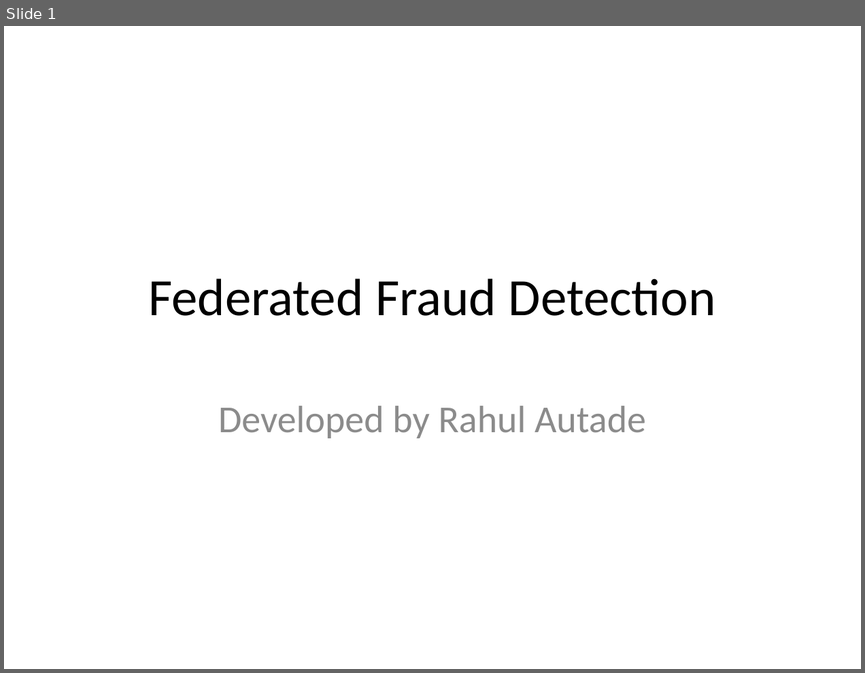
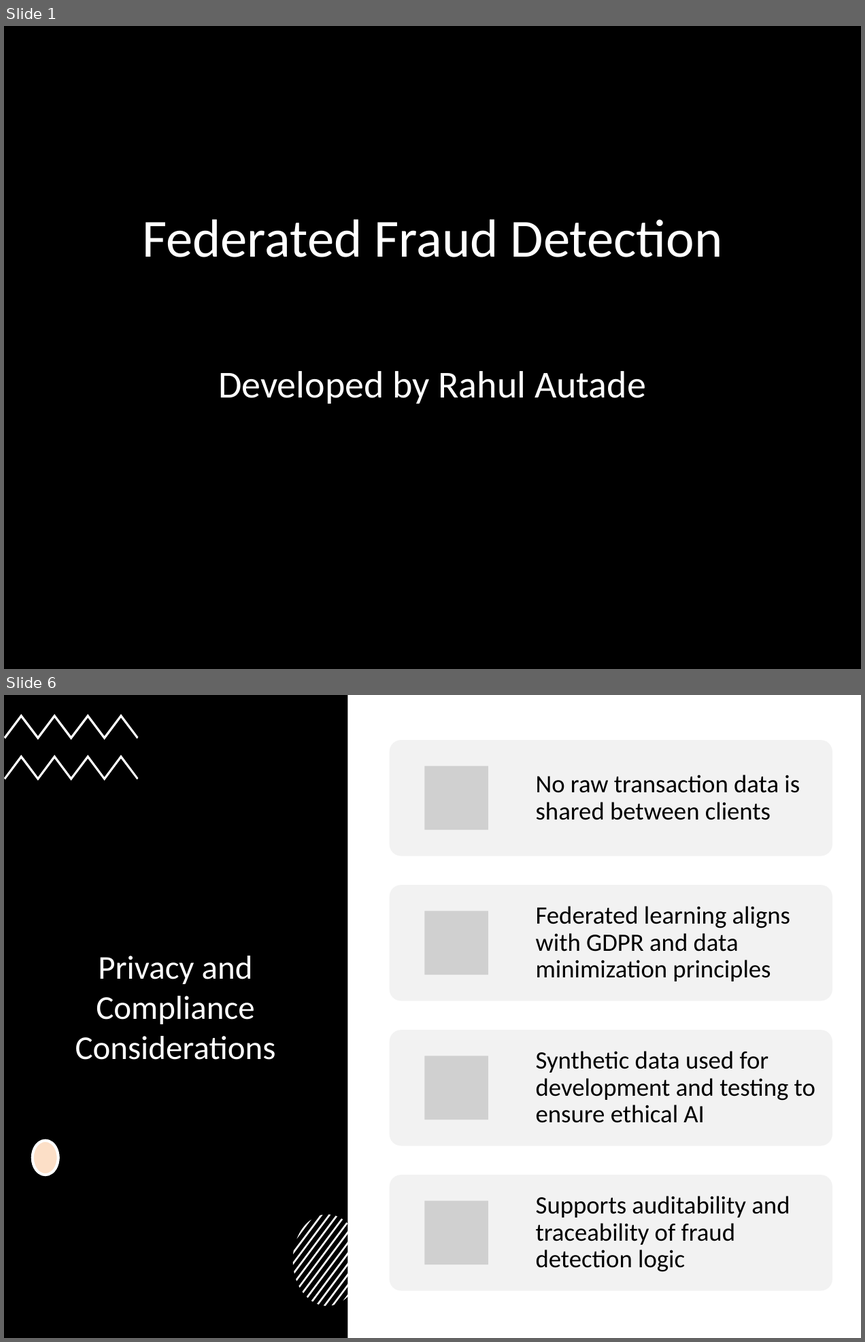
Before and after one commit to rahul2287/fraud-detection-federated, a slide deck: fraud-detection-federated/docs/fraud_detection_presentation.pptx. Shown one above the other, each under a label of ours: slide 1 before the commit, slides 1 and 6 after it; the slides between them are not shown. The pictures are 865x673 and 865x1342 pixels, drawn with LibreOffice and Linux fonts; fonts in the diff are those of the drawing; grey boxes stand for pictures; background and template pictures are left out; a plain dark background stands for a picture behind light text. Boxes give left, top, right and bottom in pixels: in the first picture for what was removed or moved away, otherwise in the second. Text is boxed around its words. In the diff, an @@ line names an element or a change of style, - is before the commit and + after.

```diff
--- a/fraud-detection-federated/docs/fraud_detection_presentation.pptx
+++ b/fraud-detection-federated/docs/fraud_detection_presentation.pptx
@@ slide 6 added at [4, 695, 861, 1338], background #FFFFFF @@
@@ rectangle added at [4, 695, 347, 1338], fill #000000 @@
@@ freeform shape added at [4, 714, 139, 740], fill #FFFFFF @@
@@ freeform shape added at [4, 755, 139, 781], fill #FFFFFF @@
@@ title added at [75, 955, 276, 1059], 28 pt, text #FFFFFF @@
+Privacy and Compliance Considerations
@@ ellipse added at [33, 1140, 58, 1175], fill #FFFFFF, outline #FFFFFF 2.25 pt @@
@@ ellipse added at [33, 1140, 58, 1175], fill #F79646 at 30% opacity, outline #FFFFFF 2.25 pt @@
@@ group added at [390, 740, 832, 1291]: 4 rounded rectangles, 4 pictures, 4 texts @@
+No raw transaction data is shared between clients
+Federated learning aligns with GDPR and data minimization principles
+Synthetic data used for development and testing to ensure ethical AI
+Supports auditability and traceability of fraud detection logic
@@ group added at [293, 1215, 361, 1306]: 13 freeform shapes @@
@@ slide 1 changed as well @@
@@ background #FFFFFF to picture (left out) @@
@@ rectangle added at [4, 26, 861, 669], fill #000000 @@
@@ title "Federated Fraud Detection": place and size @@
-title "Federated Fraud Detection" at [148, 278, 716, 316]
+title "Federated Fraud Detection" at [142, 219, 723, 257]
@@ title "Federated Fraud Detection" at [142, 219, 723, 257]: size 44 to 45 pt, text colour #000000 to #FFFFFF @@
@@ subtitle "Developed by Rahul Autade": place and size @@
-subtitle "Developed by Rahul Autade" at [218, 405, 646, 438]
+subtitle "Developed by Rahul Autade" at [218, 371, 646, 403]
@@ subtitle "Developed by Rahul Autade" at [218, 371, 646, 403]: text colour #8C8C8C to #FFFFFF @@
```
Also in this commit, not shown: 3 other slides changed, 4 other slides added.
